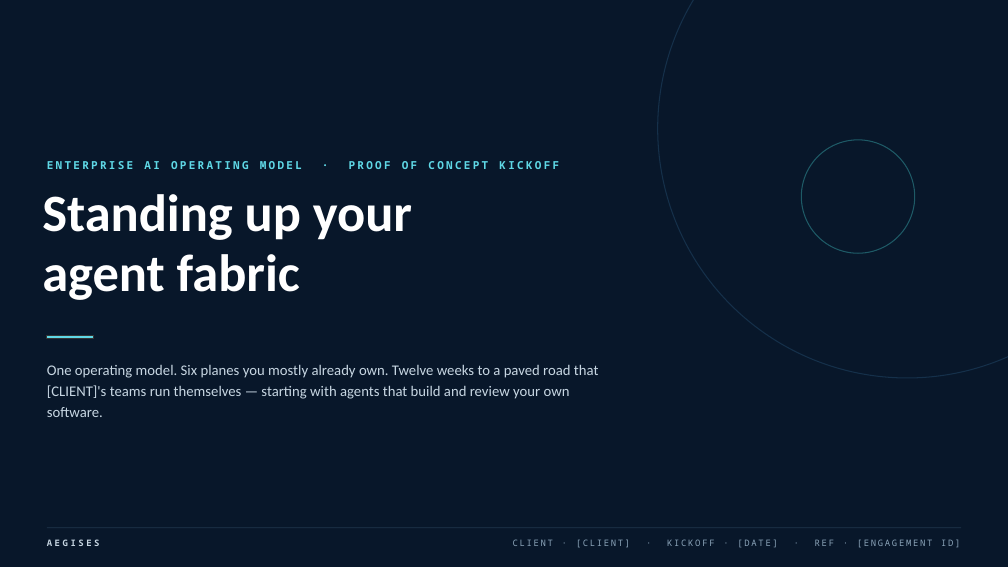
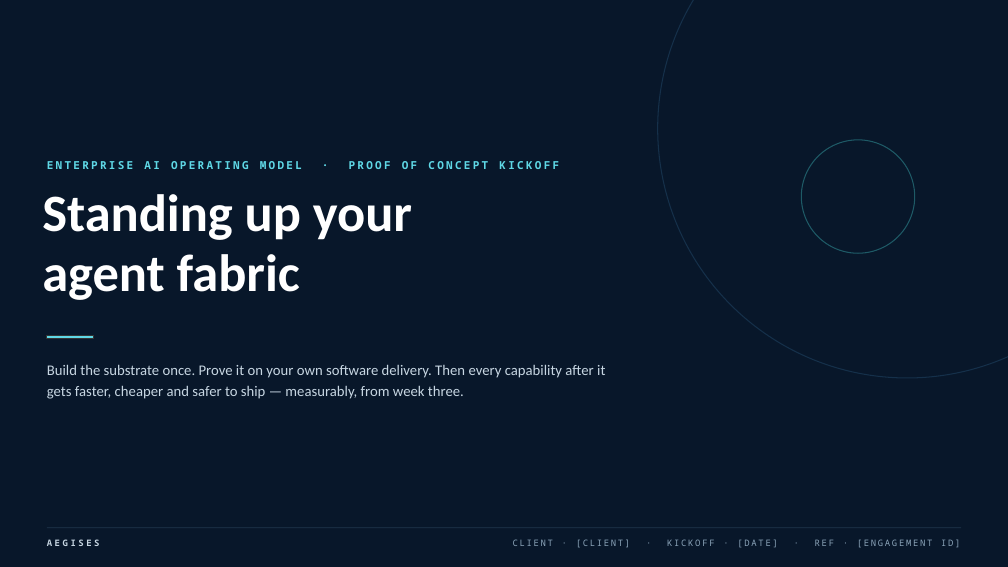
Before and after one commit to Smithright/aegises.org, a slide deck: slide 1 of kickoff/AEGISES_POC_Kickoff.pptx. Drawn at 1008x567 pixels with LibreOffice and Linux fonts; fonts in the diff are those of the drawing. Boxes give left, top, right and bottom in pixels: in the first picture for what was removed or moved away, otherwise in the second. Text is boxed around its words. In the diff, an @@ line names an element or a change of style, - is before the commit and + after.

```diff
--- a/kickoff/AEGISES_POC_Kickoff.pptx
+++ b/kickoff/AEGISES_POC_Kickoff.pptx
@@ text at box(47, 364, 605, 399): text changed @@
-One operating model. Six planes you mostly already own. Twelve weeks to a paved road that [CLIENT]'s teams run themselves — starting with agents that build and review your own software.
+Build the substrate once. Prove it on your own software delivery. Then every capability after it gets faster, cheaper and safer to ship — measurably, from week three.
```
Also in this commit, not shown: 12 other slides changed, 7 slides added, 6 slides removed, 2 other files.
